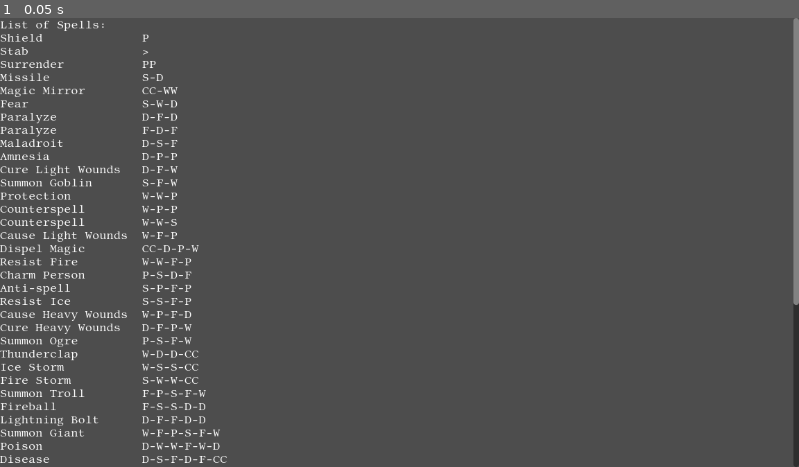
Above: before the commit, frame 1.
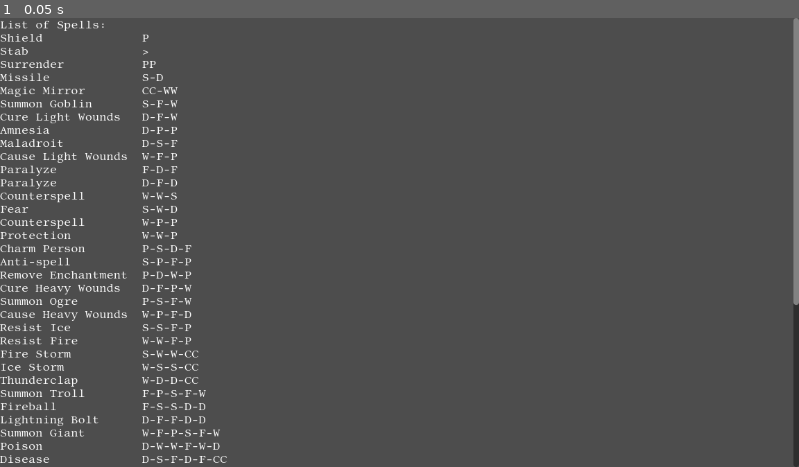
Above: after the commit, the same moment.

Repository: snhumphr/Wizard-Duels
Game: Godot game, scene res://game.tscn
The game is run twice, just before and just after one commit, with the same random seed, the same clock (stepped at 60 frames per second) and the same inputs. This scene is started directly instead of the project's main scene.
Inputs:
- Up to frame 1 (0.05 s): no input

The runs differ from the first frame. In frame 1, 2.0% of the frame differs, in the area x 0-25%, y 18-83%.

Commit message:
Added remove enchantment

Diff:
--- a/Game.gd
+++ b/Game.gd
@@ -488,6 +488,19 @@
 							var effect = effectDict[spell.effect_name]
 							effect.caster_id = caster.id
 							t.addEffect(effect, spell.intensity)
+						else:
+							turnLogQueue.append(spellCheck)
+				Spell.SpellEffect.removeEnchantment:
+					for t in targets:
+						var spellCheck = checkSpellInterference(spell, t)
+						if spellCheck == "":
+							var dispelList = []
+							for e in t.effects.size():
+								if t.effects[e][0].dispellable:
+									dispelList.append(t.effects[e][0].name)
+
+							for effectName in dispelList:
+								t.removeEffect(effectName)
 						else:
 							turnLogQueue.append(spellCheck)
 				Spell.SpellEffect.dealDamage:
--- a/resources/spells/attack_spells/cause_heavy_wounds.tres
+++ b/resources/spells/attack_spells/cause_heavy_wounds.tres
@@ -9,6 +9,7 @@
 gestures = PackedStringArray("W", "P", "F", "D")
 id = 0
 is_spell = true
+is_silent = false
 once_per_turn = false
 once_per_wizard = false
 once_per_duel = false
@@ -24,7 +25,8 @@
 hostile = true
 requires_target = false
 can_target_corpses = false
+always_targets_self = false
 permanency_valid = false
-effect = 4
+effect = 5
 effect_name = "injured"
 intensity = 3
--- a/resources/spells/attack_spells/finger_of_death.tres
+++ b/resources/spells/attack_spells/finger_of_death.tres
@@ -9,6 +9,7 @@
 gestures = PackedStringArray("P", "W", "P", "F", "S", "S", "S", "D", "D")
 id = 0
 is_spell = true
+is_silent = false
 once_per_turn = false
 once_per_wizard = false
 once_per_duel = false
@@ -24,7 +25,8 @@
 hostile = true
 requires_target = false
 can_target_corpses = false
+always_targets_self = false
 permanency_valid = false
-effect = 6
+effect = 7
 effect_name = "slain instantly"
 intensity = 15
--- a/resources/spells/attack_spells/fire_storm.tres
+++ b/resources/spells/attack_spells/fire_storm.tres
@@ -27,6 +27,6 @@
 can_target_corpses = false
 always_targets_self = false
 permanency_valid = false
-effect = 4
+effect = 5
 effect_name = "burned"
 intensity = 5
--- a/resources/spells/attack_spells/fireball.tres
+++ b/resources/spells/attack_spells/fireball.tres
@@ -9,6 +9,7 @@
 gestures = PackedStringArray("F", "S", "S", "D", "D")
 id = 0
 is_spell = true
+is_silent = false
 once_per_turn = false
 once_per_wizard = false
 once_per_duel = false
@@ -24,7 +25,8 @@
 hostile = true
 requires_target = false
 can_target_corpses = false
+always_targets_self = false
 permanency_valid = false
-effect = 4
+effect = 5
 effect_name = "burned"
 intensity = 5
--- a/resources/spells/attack_spells/ice_storm.tres
+++ b/resources/spells/attack_spells/ice_storm.tres
@@ -27,6 +27,6 @@
 can_target_corpses = false
 always_targets_self = false
 permanency_valid = false
-effect = 4
+effect = 5
 effect_name = "frozen"
 intensity = 5
--- a/resources/spells/attack_spells/lightning_bolt.tres
+++ b/resources/spells/attack_spells/lightning_bolt.tres
@@ -9,6 +9,7 @@
 gestures = PackedStringArray("D", "F", "F", "D", "D")
 id = 0
 is_spell = true
+is_silent = false
 once_per_turn = false
 once_per_wizard = false
 once_per_duel = false
@@ -17,13 +18,15 @@
 fire_spell = false
 ice_spell = false
 dispellable = true
+counterable = true
 reflectable = true
 targetable = true
 blockable = false
 hostile = true
 requires_target = false
 can_target_corpses = false
+always_targets_self = false
 permanency_valid = false
-effect = 4
+effect = 5
 effect_name = "shocked"
 intensity = 5
--- a/resources/spells/attack_spells/missile.tres
+++ b/resources/spells/attack_spells/missile.tres
@@ -9,6 +9,7 @@
 gestures = PackedStringArray("S", "D")
 id = 0
 is_spell = true
+is_silent = false
 once_per_turn = false
 once_per_wizard = false
 once_per_duel = false
@@ -17,13 +18,15 @@
 fire_spell = false
 ice_spell = false
 dispellable = true
+counterable = true
 reflectable = true
 targetable = true
 blockable = true
 hostile = true
 requires_target = false
 can_target_corpses = false
+always_targets_self = false
 permanency_valid = false
-effect = 4
+effect = 5
 effect_name = "struck"
 intensity = 1
--- a/resources/spells/attack_spells/stab.tres
+++ b/resources/spells/attack_spells/stab.tres
@@ -9,6 +9,7 @@
 gestures = PackedStringArray(">")
 id = 0
 is_spell = false
+is_silent = false
 once_per_turn = false
 once_per_wizard = true
 once_per_duel = false
@@ -24,7 +25,8 @@
 hostile = true
 requires_target = false
 can_target_corpses = false
+always_targets_self = false
 permanency_valid = false
-effect = 4
+effect = 5
 effect_name = "pierced"
 intensity = 1
--- a/resources/spells/attack_spells/thunderclap.tres
+++ b/resources/spells/attack_spells/thunderclap.tres
@@ -27,6 +27,6 @@
 can_target_corpses = false
 always_targets_self = false
 permanency_valid = false
-effect = 4
+effect = 5
 effect_name = "shocked"
 intensity = 5
--- a/resources/spells/healing_spells/cure_heavy_wounds.tres
+++ b/resources/spells/healing_spells/cure_heavy_wounds.tres
@@ -27,6 +27,6 @@
 can_target_corpses = false
 always_targets_self = false
 permanency_valid = false
-effect = 5
+effect = 6
 effect_name = "healed"
 intensity = 2
--- a/resources/spells/healing_spells/cure_light_wounds.tres
+++ b/resources/spells/healing_spells/cure_light_wounds.tres
@@ -27,6 +27,6 @@
 can_target_corpses = false
 always_targets_self = false
 permanency_valid = false
-effect = 5
+effect = 6
 effect_name = "healed"
 intensity = 1
--- a/resources/spells/protective_spells/magic_mirror.tres
+++ b/resources/spells/protective_spells/magic_mirror.tres
@@ -9,6 +9,7 @@
 gestures = PackedStringArray("C", "WW")
 id = 0
 is_spell = true
+is_silent = false
 once_per_turn = false
 once_per_wizard = false
 once_per_duel = false
@@ -24,6 +25,7 @@
 hostile = false
 requires_target = false
 can_target_corpses = false
+always_targets_self = false
 permanency_valid = false
 effect = 3
 effect_name = "Reflect"
--- a/resources/spells/protective_spells/dispel_magic.tres
+++ b/resources/spells/remove_enchantment.tres
@@ -1,32 +1,32 @@
-[gd_resource type="Resource" script_class="Spell" load_steps=2 format=3 uid="uid://7mwl3puwn6xf"]
+[gd_resource type="Resource" script_class="Spell" load_steps=2 format=3 uid="uid://blak8sl4oed64"]
 
-[ext_resource type="Script" path="res://spells.gd" id="1_x15w2"]
+[ext_resource type="Script" path="res://spells.gd" id="1_il58i"]
 
 [resource]
-resource_name = "Dispel Magic"
-script = ExtResource("1_x15w2")
-name = "Dispel Magic"
-gestures = PackedStringArray("C", "D", "P", "W")
+resource_name = "Counterspell A"
+script = ExtResource("1_il58i")
+name = "Remove Enchantment"
+gestures = PackedStringArray("P", "D", "W", "P")
 id = 0
 is_spell = true
 is_silent = false
-once_per_turn = true
+once_per_turn = false
 once_per_wizard = false
 once_per_duel = false
 mandatory = false
 hex = false
 fire_spell = false
 ice_spell = false
-dispellable = false
-counterable = false
-reflectable = false
-targetable = false
+dispellable = true
+counterable = true
+reflectable = true
+targetable = true
 blockable = false
 hostile = true
 requires_target = false
 can_target_corpses = false
 always_targets_self = false
 permanency_valid = false
-effect = 0
-effect_name = "Dispel Magic"
+effect = 4
+effect_name = "Remove Enchantment"
 intensity = 0
--- a/spells.gd
+++ b/spells.gd
@@ -7,6 +7,7 @@
 	Counter,
 	Summon,
 	applyTempEffect,
+	removeEnchantment,
 	dealDamage,
 	Heal,
 	Kill
